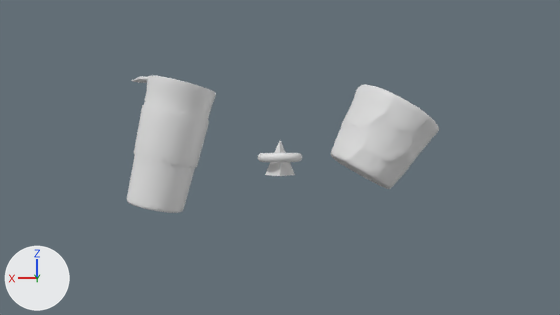
Renders of the Blender file blender-files/BWE_START_SINGLE_SCENE.blend from each side of a commit.
Rendered twice from the file's camera 'Camera'. Arrows for +X, +Y and +Z are at lower left; the lights stay in place.

Names of what the first picture shows: 'Torus', 'Trig', 'coffee-small', 'pot'.
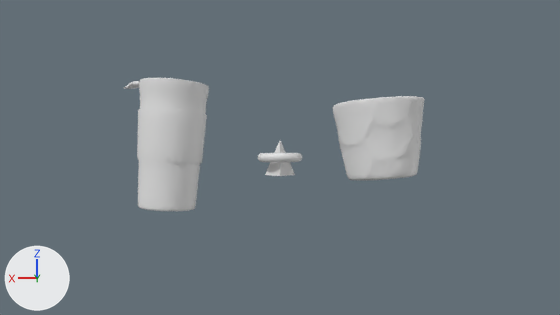
Location of each change, (x1, y1, x2, y2) in pixels of the pictures (560 x 315 px):
```json
{"object": "coffee-small", "change": "turned", "before": [127, 75, 216, 213], "after": [124, 78, 209, 211]}
{"object": "pot", "change": "turned", "before": [331, 84, 439, 189], "after": [333, 96, 425, 181]}
```

The change, as JSON lines over the scene's bpy script:
```json
{"op": "set", "path": "ob_coffee_small.rotation_euler", "old": "(0.0, -0.225, 0.0)", "new": "(0.0, -0.0644, 0.0)", "note": "degrees (0, -13, 0) -> degrees (0, -3.7, 0)"}
{"op": "set", "path": "ob_pot.rotation_euler", "old": "(0.0, -0.528, 0.0)", "new": "(0.0, 0.0807, 0.0)", "note": "degrees (0, -30, 0) -> degrees (0, 4.6, 0)"}
```
